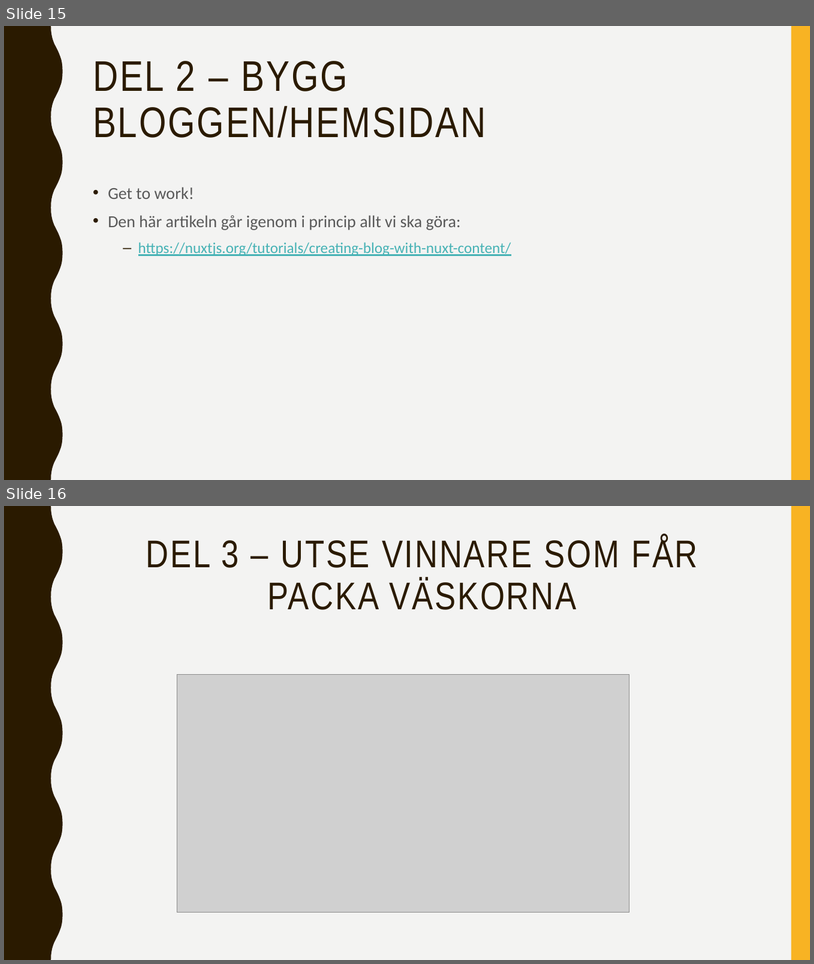
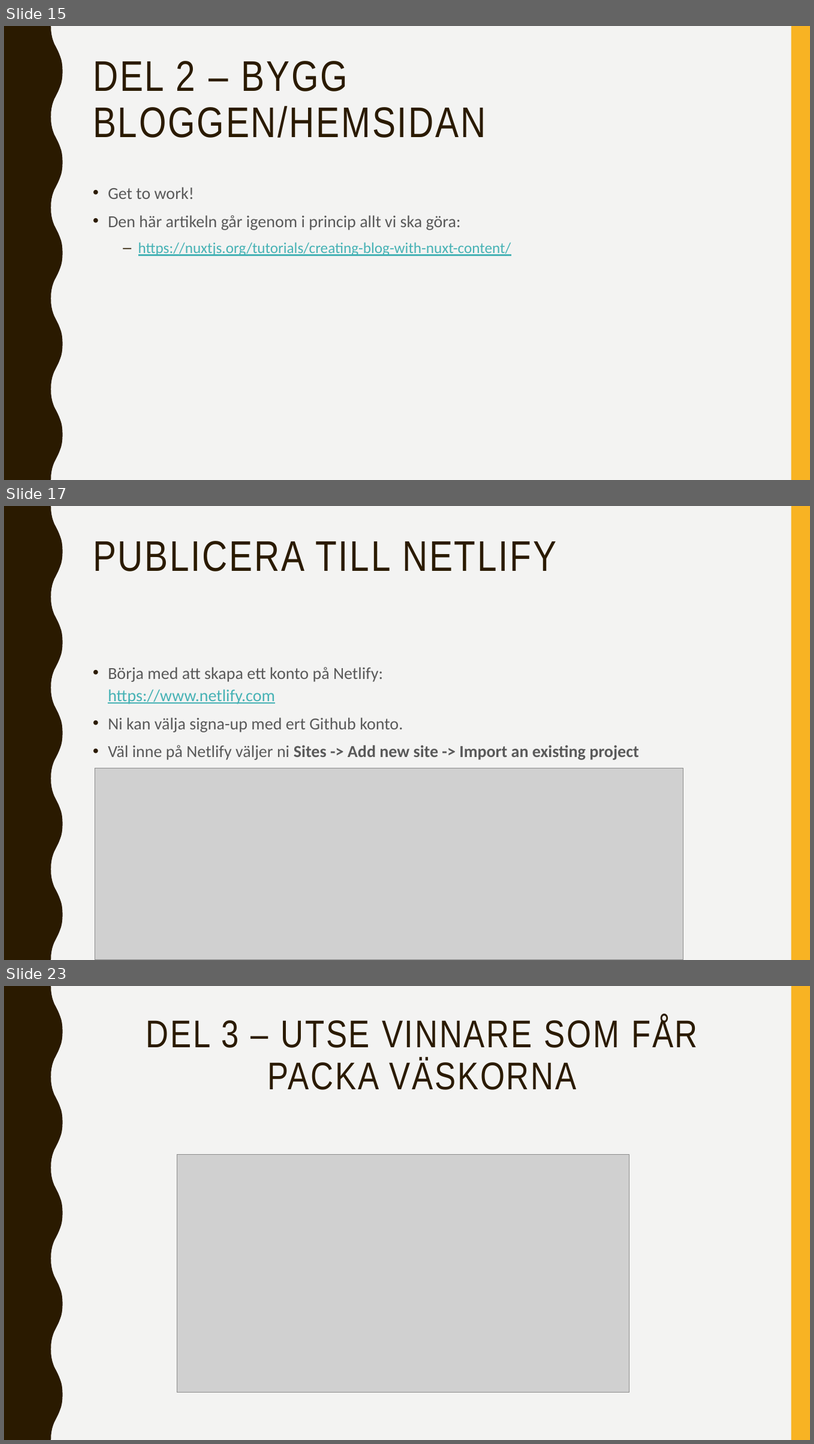
Before and after one commit to abbjetmus/programmering, a slide deck: Blogg-Projektet/Bygga-Blogg.pptx. Shown one above the other, each under a label of ours: slides 15 and 16 before the commit, slides 15, 17 and 23 after it; the slides between them are not shown. The pictures are 814x964 and 814x1444 pixels, drawn with LibreOffice and Linux fonts; fonts in the diff are those of the drawing; grey boxes stand for pictures. Boxes give left, top, right and bottom in pixels: in the first picture for what was removed or moved away, otherwise in the second. Text is boxed around its words. In the diff, an @@ line names an element or a change of style, - is before the commit and + after.

```diff
--- a/Blogg-Projektet/Bygga-Blogg.pptx
+++ b/Blogg-Projektet/Bygga-Blogg.pptx
@@ slide 17 added at [4, 506, 810, 960], background #F3F3F2; not listed: 2 template elements that a slide beside it also shows @@
@@ title added at [93, 541, 557, 571], 51 pt, text #2A1A00 @@
+PUBLICERA TILL NETLIFY
@@ text added at [108, 667, 639, 760], 20 pt, text #595959 @@
+• Börja med att skapa ett konto på Netlify:
+  https://www.netlify.com
+• Ni kan välja signa-up med ert Github konto.
+• Väl inne på Netlify väljer ni Sites -> Add new site -> Import an existing project
@@ picture added at [95, 768, 684, 960] @@
@@ what was slide 16 is now slide 23 @@
```
Also in this commit, not shown: 6 other slides added, 1 other file.
